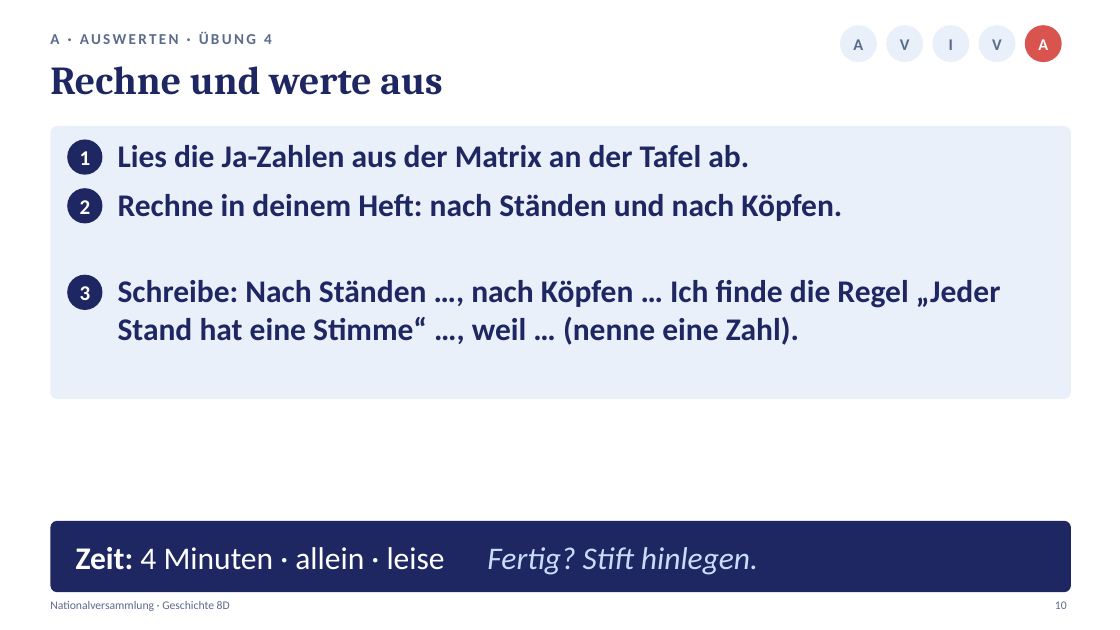
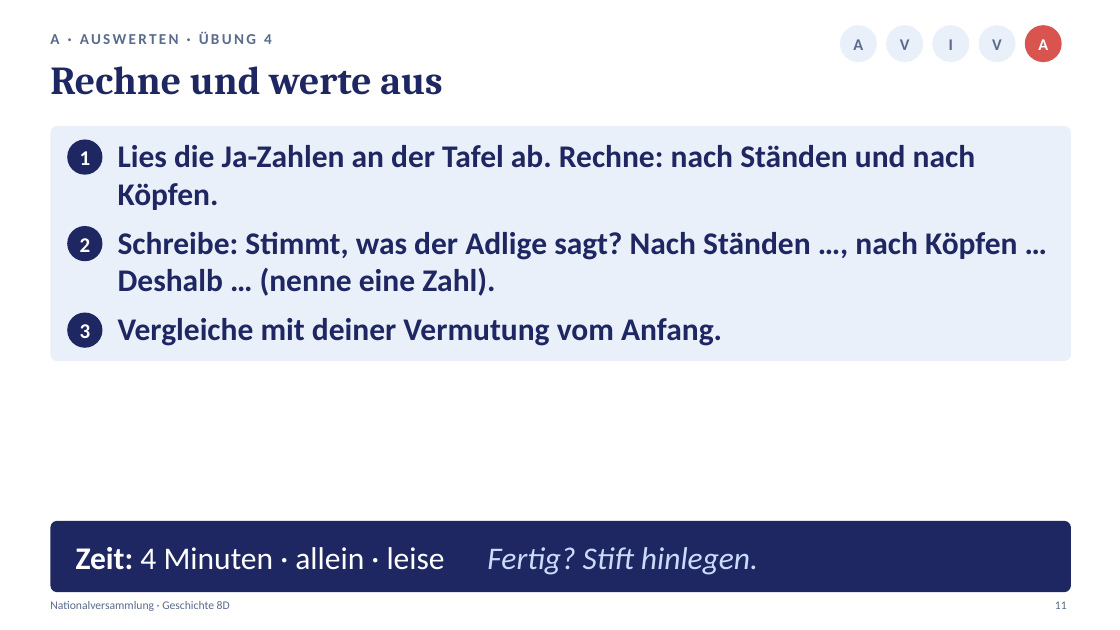
Before and after one commit to golzkonstantin-gif/Schule, a slide deck: slide 11 of Geschichte_8D/Stunde2_Nationalversammlung/Praesentation_Stunde2_Nationalversammlung_8D.pptx (slide 10 before the commit). Drawn at 1120x630 pixels with LibreOffice and Linux fonts; fonts in the diff are those of the drawing. Boxes give left, top, right and bottom in pixels: in the first picture for what was removed or moved away, otherwise in the second. Text is boxed around its words. In the diff, an @@ line names an element or a change of style, - is before the commit and + after.

```diff
--- a/Geschichte_8D/Stunde2_Nationalversammlung/Praesentation_Stunde2_Nationalversammlung_8D.pptx
+++ b/Geschichte_8D/Stunde2_Nationalversammlung/Praesentation_Stunde2_Nationalversammlung_8D.pptx
@@ rounded rectangle: place and size @@
-rounded rectangle at [50, 126, 1071, 399]
+rounded rectangle at [50, 126, 1071, 361]
@@ rounded rectangle at [50, 126, 1071, 361]: proportions changed @@
@@ text at [118, 145, 975, 210]: text changed @@
-Lies die Ja-Zahlen aus der Matrix an der Tafel ab.
+Lies die Ja-Zahlen an der Tafel ab. Rechne: nach Ständen und nach Köpfen.
@@ text at [118, 232, 1018, 296]: text changed @@
-Rechne in deinem Heft: nach Ständen und nach Köpfen.
+Schreibe: Stimmt, was der Adlige sagt? Nach Ständen …, nach Köpfen … Deshalb … (nenne eine Zahl).
@@ 2 texts, 2 ellipses: place and size @@
-2 texts, 2 ellipses at [67, 188, 103, 310]
+2 texts, 2 ellipses at [67, 226, 103, 348]
@@ text at [118, 318, 722, 346]: text changed @@
-Schreibe: Nach Ständen …, nach Köpfen … Ich finde die Regel „Jeder Stand hat eine Stimme“ …, weil … (nenne eine Zahl).
+Vergleiche mit deiner Vermutung vom Anfang.
@@ text at [1055, 601, 1067, 609]: text changed @@
-10
+11
```
Also in this commit, not shown: 11 other slides changed, 2 slides added, 1 slide removed, 21 other files.
